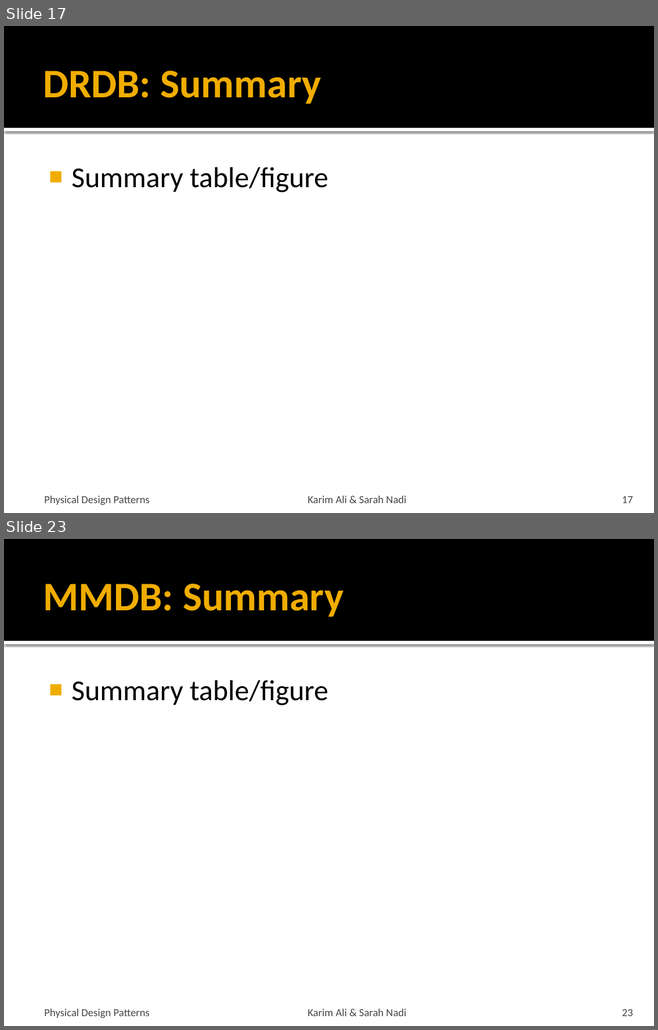
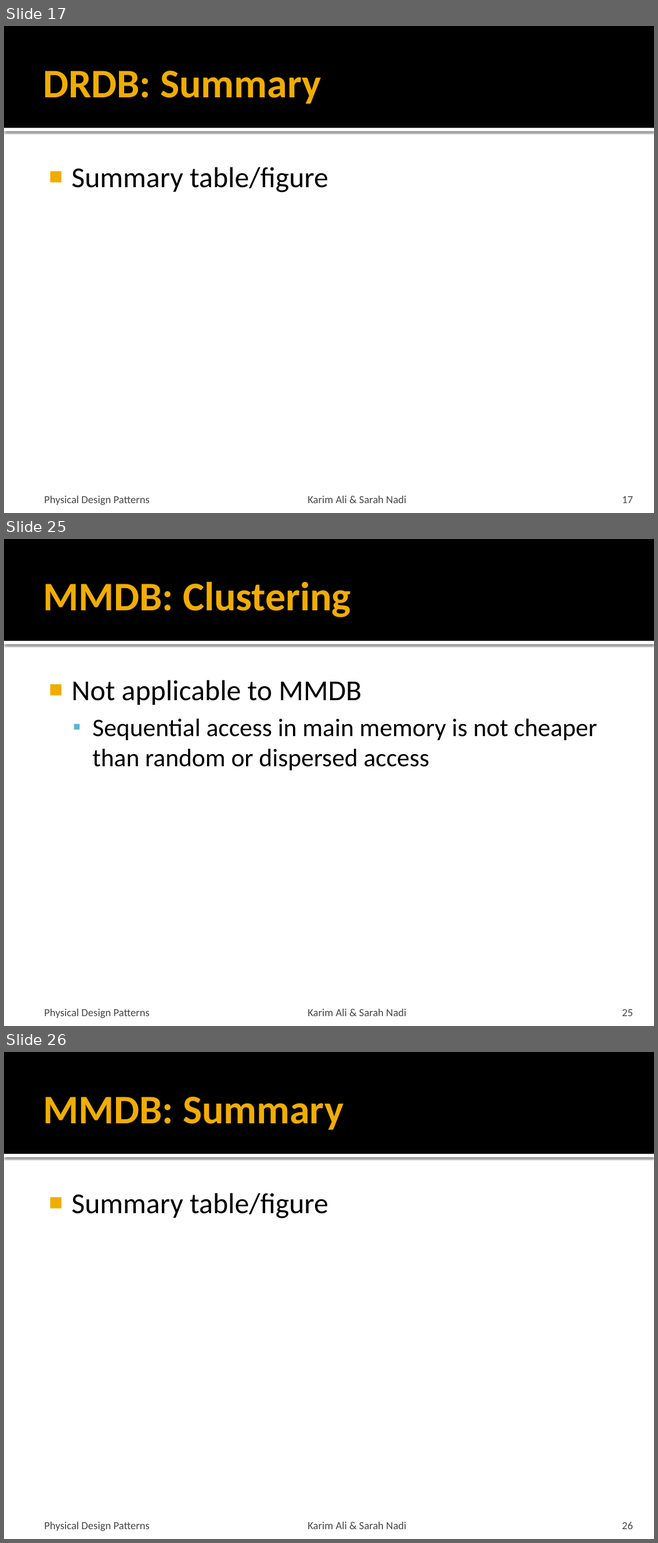
Before and after one commit to snadi/cs848-db, a slide deck: cs848-db/PhysDesignPres.pptx. Shown one above the other, each under a label of ours: slides 17 and 23 before the commit, slides 17, 25 and 26 after it; the slides between them are not shown. The pictures are 658x1030 and 658x1543 pixels, drawn with LibreOffice and Linux fonts; fonts in the diff are those of the drawing. Boxes give left, top, right and bottom in pixels: in the first picture for what was removed or moved away, otherwise in the second. Text is boxed around its words. In the diff, an @@ line names an element or a change of style, - is before the commit and + after.

```diff
--- a/cs848-db/PhysDesignPres.pptx
+++ b/cs848-db/PhysDesignPres.pptx
@@ slide 25 added at box(4, 539, 654, 1026), background #FFFFFF; not listed: 2 template elements that a slide beside it also shows @@
@@ title added at box(43, 582, 351, 617), 45 pt, text #F0AD00, bold @@
+MMDB: Clustering
@@ text added at box(71, 680, 597, 770), 28 pt, text #000000 @@
+■ Not applicable to MMDB
+  ▪ Sequential access in main memory is not cheaper than random or dispersed access
@@ text added at box(44, 1009, 150, 1018), 12 pt, text #454545 @@
+Physical Design Patterns
@@ text added at box(307, 1009, 406, 1016), 12 pt, text #454545 @@
+Karim Ali & Sarah Nadi
@@ page number added at box(622, 1009, 633, 1016), 12 pt, text #454545 @@
+25
@@ what was slide 23 is now slide 26 @@
@@ page number at box(622, 1522, 633, 1529): text changed @@
-23
+26
```
Also in this commit, not shown: 5 slides changed, 2 other slides added.
